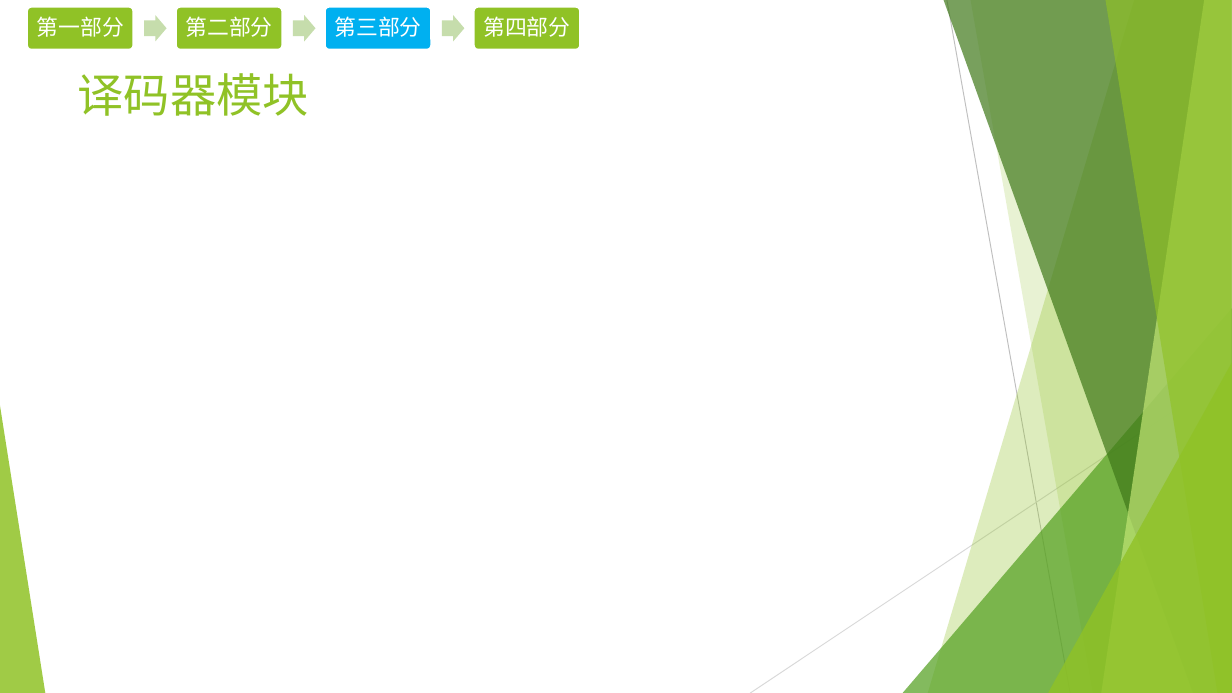
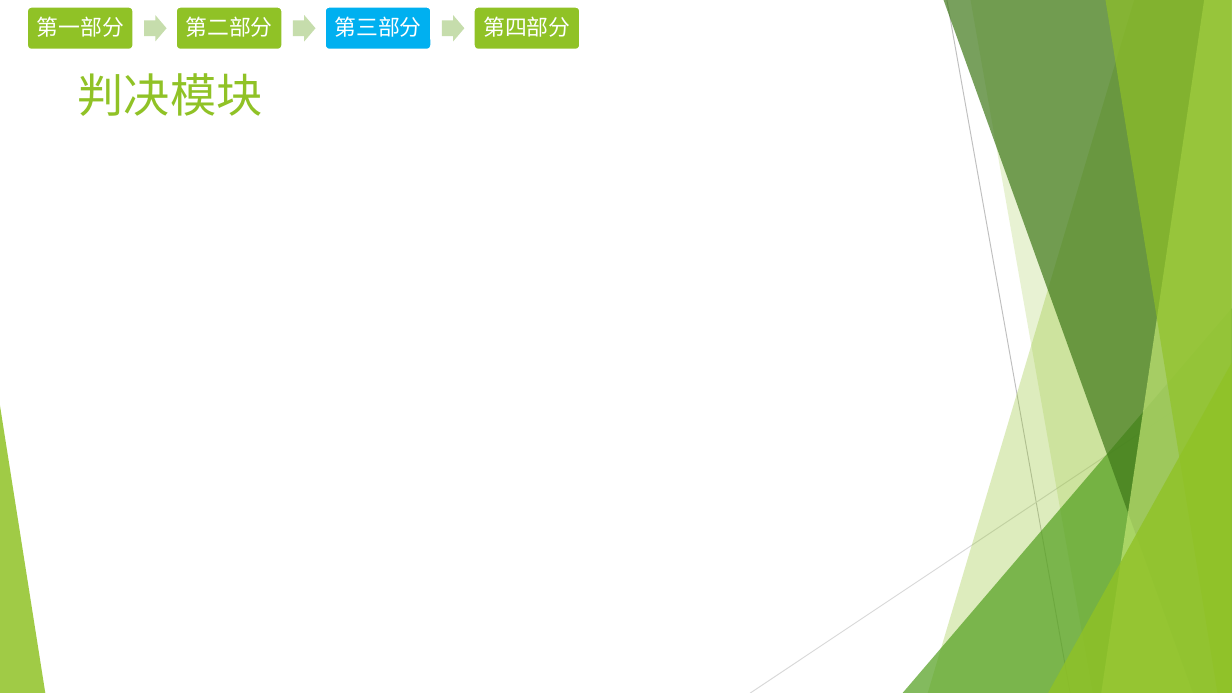
Before and after one commit to EECodingPresentation/project1, a slide deck: slide 16 of v1.pptx (slide 15 before the commit). Drawn at 1232x693 pixels with LibreOffice and Linux fonts; fonts in the diff are those of the drawing; grey boxes stand for pictures. Boxes give left, top, right and bottom in pixels: in the first picture for what was removed or moved away, otherwise in the second. Text is boxed around its words. In the diff, an @@ line names an element or a change of style, - is before the commit and + after.

```diff
--- a/v1.pptx
+++ b/v1.pptx
@@ title at (x1=78, y1=73, x2=263, y2=116): text changed @@
-译码器模块
+判决模块
```
Also in this commit, not shown: 1 other slide changed, 1 slide added.
